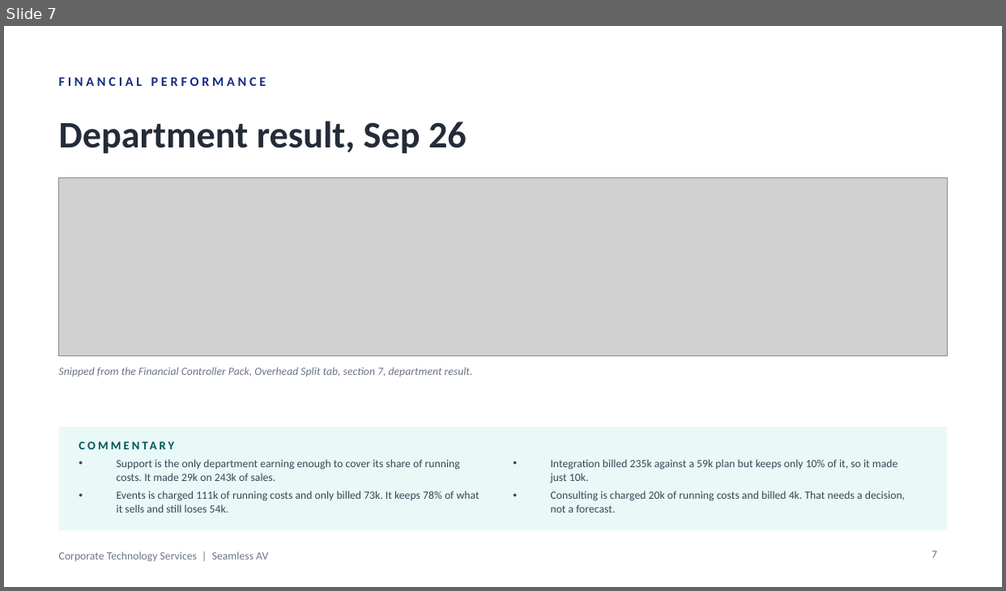
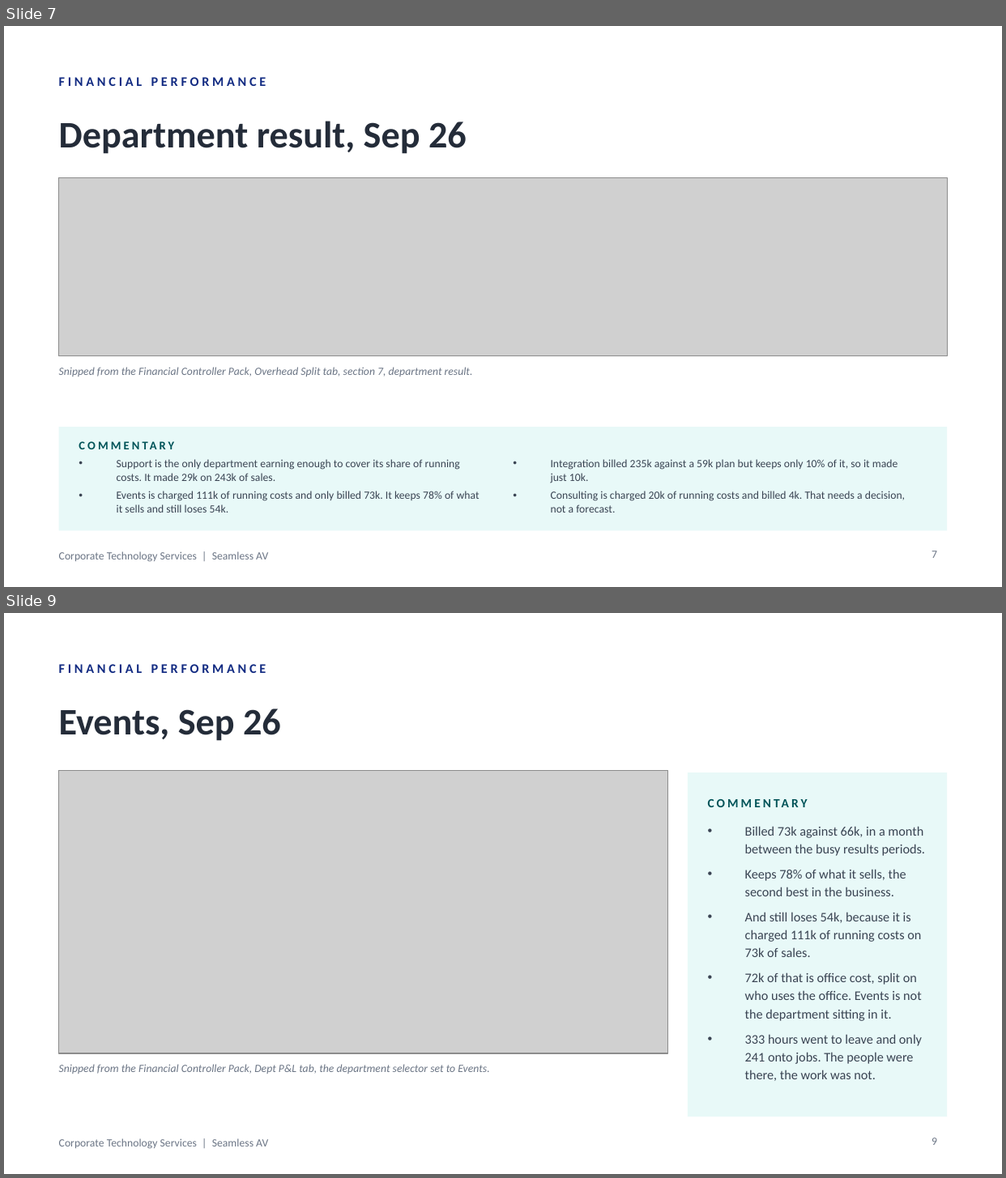
Before and after one commit to WesleyNelson-O33/Claude, a slide deck: deck/CTS Monthly Business Review - September 2026.pptx. Shown one above the other, each under a label of ours: slide 7 before the commit, slides 7 and 9 after it; the slides between them are not shown. The pictures are 1006x591 and 1006x1178 pixels, drawn with LibreOffice and Linux fonts; fonts in the diff are those of the drawing; grey boxes stand for pictures. Boxes give left, top, right and bottom in pixels: in the first picture for what was removed or moved away, otherwise in the second. Text is boxed around its words. In the diff, an @@ line names an element or a change of style, - is before the commit and + after.

```diff
--- a/deck/CTS Monthly Business Review - September 2026.pptx
+++ b/deck/CTS Monthly Business Review - September 2026.pptx
@@ slide 9 added at (4,613,1002,1174), background #FFFFFF; not listed: 1 template element that a slide beside it also shows @@
@@ text added at (59,664,266,673), 9.5 pt, text #122B82, bold @@
+FINANCIAL PERFORMANCE
@@ text added at (59,709,281,741), 27 pt, text #242C39, bold @@
+Events, Sep 26
@@ picture added at (59,771,667,1054) @@
@@ rectangle added at (688,773,947,1117), fill #E8F9F8 @@
@@ text added at (708,790,927,815), 9 pt, text #005358, bold @@
+COMMENTARY
@@ text added at (745,826,925,1081), 9.5 pt, text #3A4453 @@
+• Billed 73k against 66k, in a month between the busy results periods.
+• Keeps 78% of what it sells, the second best in the business.
+• And still loses 54k, because it is charged 111k of running costs on 73k of sales.
+• 72k of that is office cost, split on who uses the office. Events is not the department sitting in it.
+• 333 hours went to leave and only 241 onto jobs. The people were there, the work was not.
@@ text added at (59,1064,489,1074), 8 pt, text #6B7585, italic @@
+Snipped from the Financial Controller Pack, Dept P&L tab, the department selector set to Events.
@@ page number added at (931,1138,937,1145), 8 pt, text #6B7585 @@
+9
```
Also in this commit, not shown: 1 slide changed, 4 other slides added, 25 other files.
